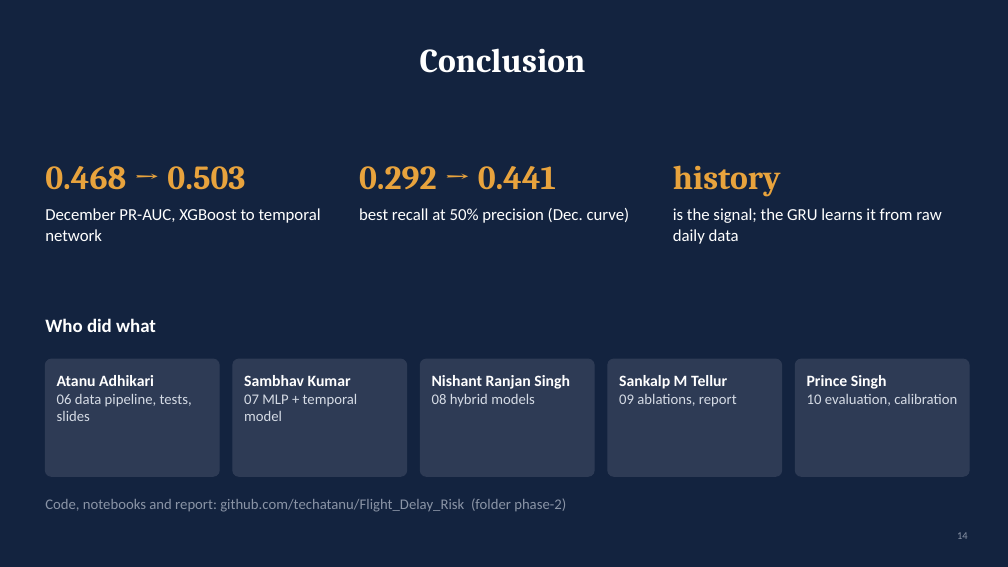
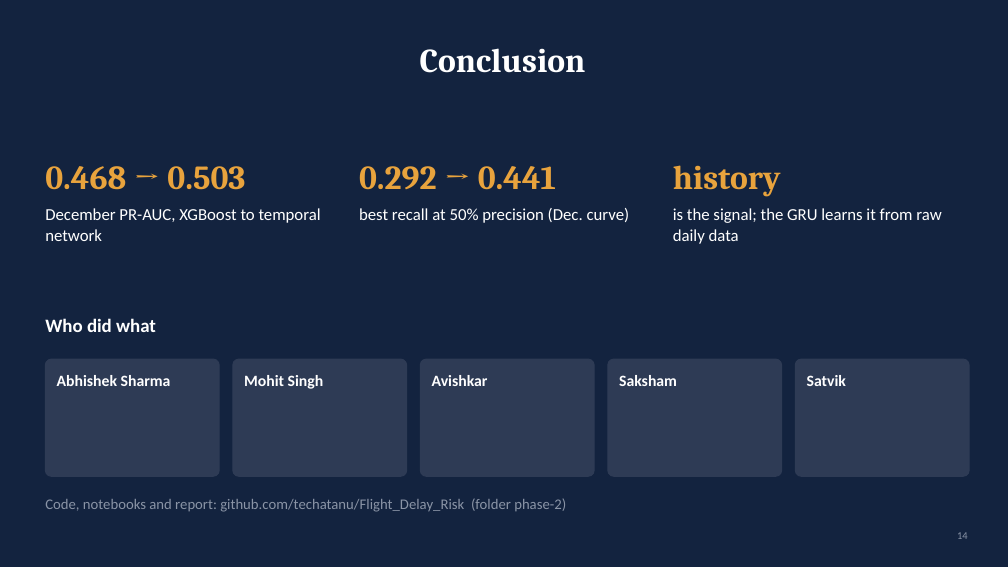
Before and after one commit to MohitSingh250/flight_delay, a slide deck: slide 14 of dl_phase2/slides/Flight_Delay_Phase2.pptx. Drawn at 1008x567 pixels with LibreOffice and Linux fonts; fonts in the diff are those of the drawing. Boxes give left, top, right and bottom in pixels: in the first picture for what was removed or moved away, otherwise in the second. Text is boxed around its words. In the diff, an @@ line names an element or a change of style, - is before the commit and + after.

```diff
--- a/dl_phase2/slides/Flight_Delay_Phase2.pptx
+++ b/dl_phase2/slides/Flight_Delay_Phase2.pptx
@@ text at box(57, 375, 171, 386): text changed; size 14 to 15 pt; text colour #D5DBE5 to #FFFFFF; bold on @@
-Atanu Adhikari
-06 data pipeline, tests, slides
+Abhishek Sharma
@@ text at box(244, 375, 324, 389): text changed; size 14 to 15 pt; text colour #D5DBE5 to #FFFFFF; bold on @@
-Sambhav Kumar
-07 MLP + temporal model
+Mohit Singh
@@ text at box(432, 375, 488, 386): text changed @@
-Nishant Ranjan Singh
-08 hybrid models
+Avishkar
@@ text at box(619, 375, 677, 386): text changed; size 14 to 15 pt; text colour #D5DBE5 to #FFFFFF; bold on @@
-Sankalp M Tellur
-09 ablations, report
+Saksham
@@ text at box(807, 375, 846, 386): text changed; size 14 to 15 pt; text colour #D5DBE5 to #FFFFFF; bold on @@
-Prince Singh
-10 evaluation, calibration
+Satvik
```
Also in this commit, not shown: 9 other slides changed, 1 other file.
